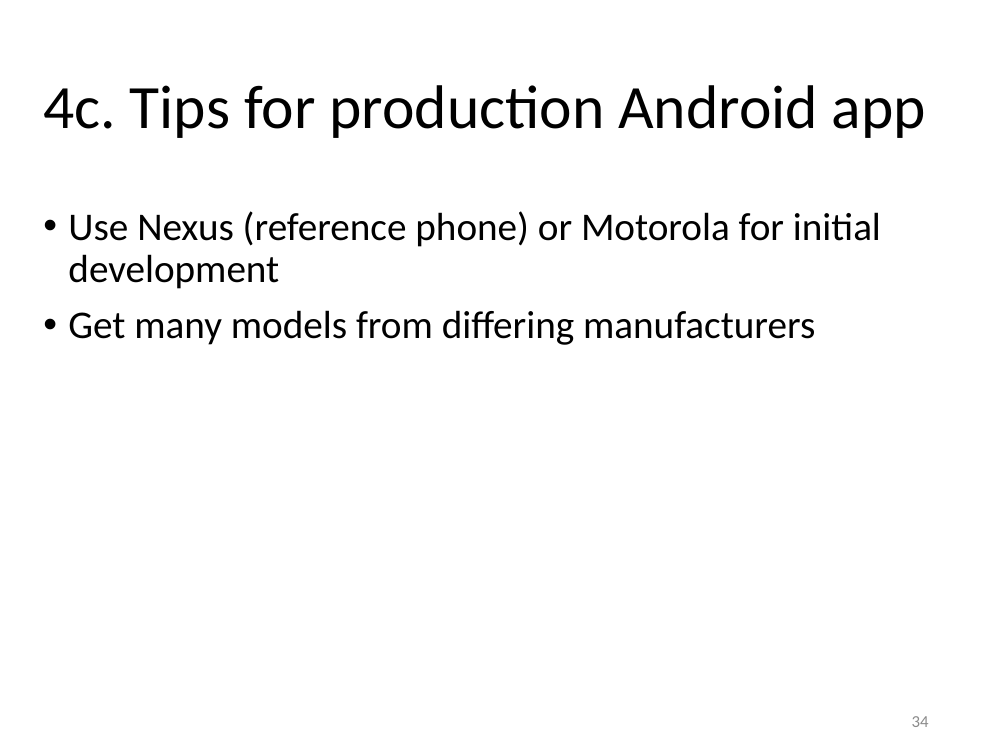
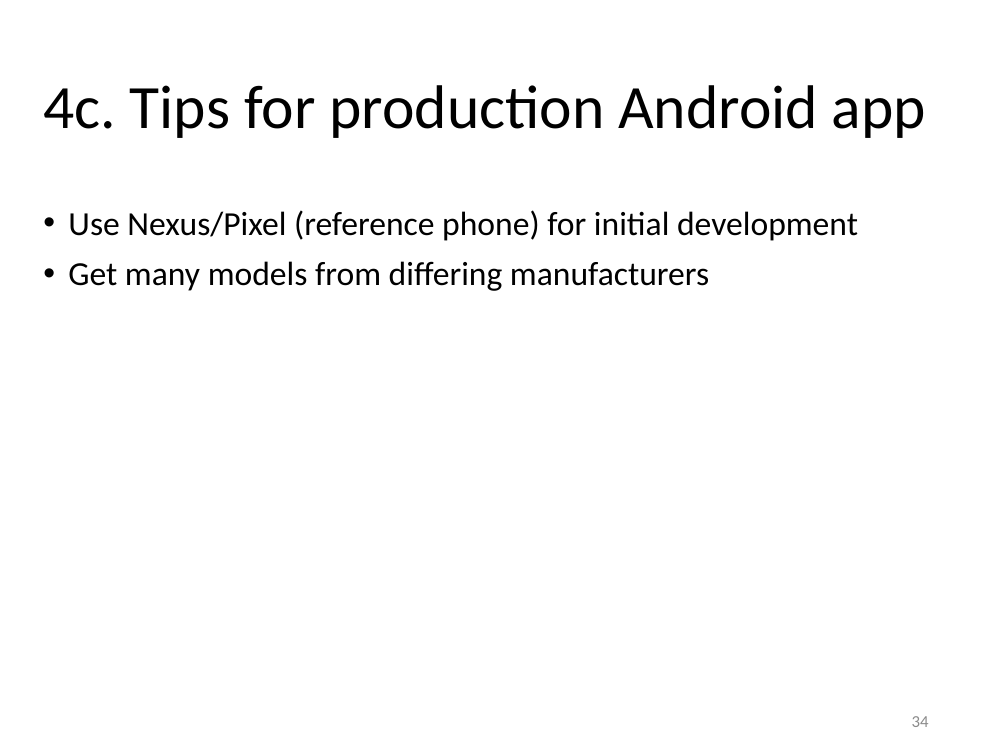
Before and after one commit to yeokm1/intro-to-ble, a slide deck: slide 34 of intro to ble.pptx. Drawn at 1008x756 pixels with LibreOffice and Linux fonts; fonts in the diff are those of the drawing. Boxes give left, top, right and bottom in pixels: in the first picture for what was removed or moved away, otherwise in the second. Text is boxed around its words. In the diff, an @@ line names an element or a change of style, - is before the commit and + after.

```diff
--- a/intro to ble.pptx
+++ b/intro to ble.pptx
@@ text at bbox=[68, 210, 858, 241]: text changed; size 28 to 24 pt @@
-• Use Nexus (reference phone) or Motorola for initial development
+• Use Nexus/Pixel (reference phone) for initial development
@@ text at bbox=[68, 261, 709, 291]: size 28 to 24 pt in "Get many models from differing manufacturers" @@
```
Also in this commit, not shown: 18 other slides changed.
